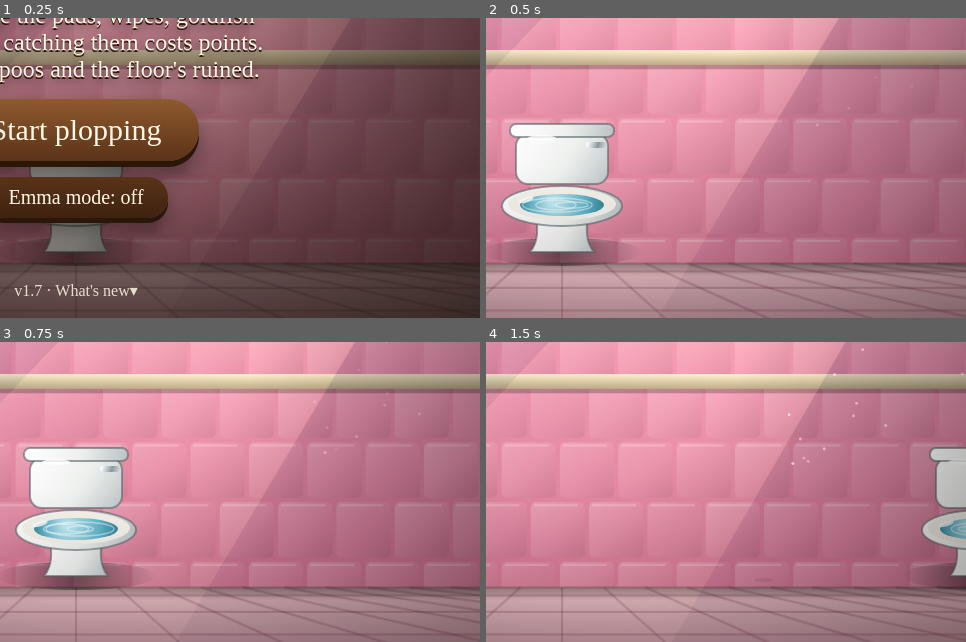
Above: before the commit, frames 1-4 (two rows, left to right).
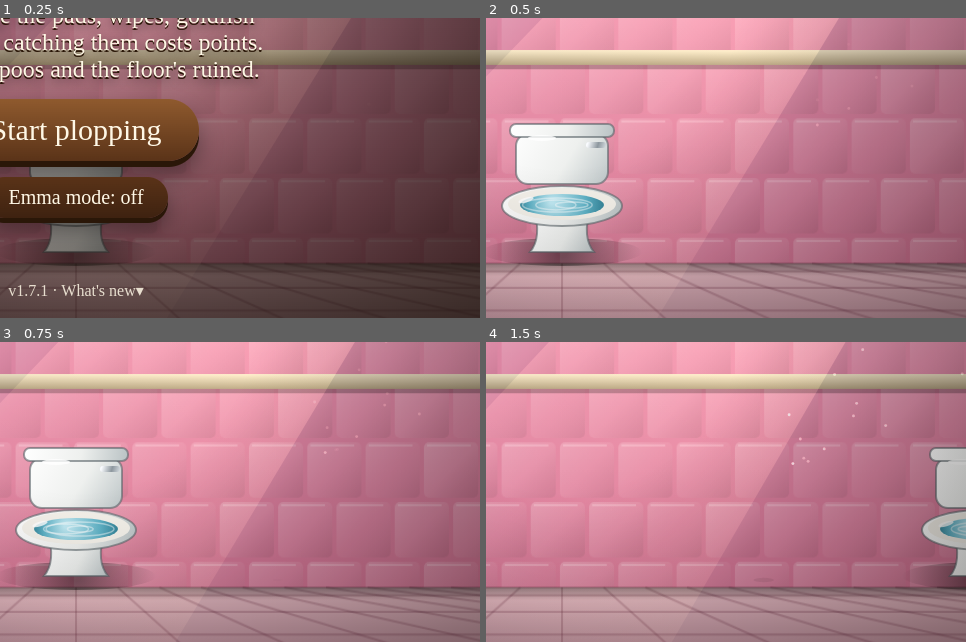
Above: after the commit, the same moments.

Repository: Frazuur/frazuur-arcade
Game: browser game, page games/plop-catcher/index.html
Same seed, same stepped clock (60 frames per second), same inputs: the game is played once before the commit and once after it.
Inputs:
- Up to frame 1 (0.25 s): no input
- Up to frame 2 (0.5 s): click "Start plopping" at 0.27 s
- Up to frame 3 (0.75 s): no input
- Up to frame 4 (1.5 s): hold Right from 1.03 s (still down); tap Space at 1.1 s
The pictures show only the part of the screen within x 42-92%, y 50-100%; the shares and areas given below are measured in that part.

The runs differ from the first frame. In frame 1, 0.5% of the frame differs, in the area x 1-30%, y 88-93%; in frame 2, nothing differs; in frame 3, nothing differs; in frame 4, nothing differs.

Commit message:
Plop Catcher v1.7.1: it's Cole, not Emma
Co-Authored-By: Claude Opus 5.5 <noreply@anthropic.com>

Diff:
--- a/games/plop-catcher/index.html
+++ b/games/plop-catcher/index.html
@@ -101,9 +101,10 @@
   <button id="emma" type="button" aria-pressed="false">Emma mode: off</button>
   <ol id="board" class="hidden"></ol>
   <details id="ver">
-    <summary>v1.7 · What's new</summary>
+    <summary>v1.7.1 · What's new</summary>
     <dl>
-      <dt>v1.7 · 8 Nov 2026</dt><dd>Emma mode: tap the button on the start screen and Emma falls instead of the babies. Don't catch her either.</dd>
+      <dt>v1.7.1 · 8 Nov 2026</dt><dd>That's Cole, not Emma. Emma mode now gets his name right.</dd>
+      <dt>v1.7 · 8 Nov 2026</dt><dd>Emma mode: tap the button on the start screen and Cole falls instead of the babies. Don't catch him either.</dd>
       <dt>v1.6 · 8 Nov 2026</dt><dd>Things you mustn't flush: pads, baby wipes, goldfish and babies fall too, and catching one costs points. Poos come in tiny, normal and chonker. It keeps getting harder the longer you last. Dark pink title.</dd>
       <dt>v1.5</dt><dd>The game tells you when a new version is out, with a button to load it. It never interrupts a run.</dd>
       <dt>v1.4</dt><dd>The bathroom is pink now. Added this changelog.</dd>
@@ -280,7 +281,7 @@
     x.strokeStyle='#8a2c06';x.lineWidth=1.4;x.beginPath();x.arc(-21,3,2,-.6,1.6);x.stroke();
     x.strokeStyle='rgba(220,245,255,.85)';x.lineWidth=1.2;[[-28,-10,3],[-33,-19,2]].forEach(([a,b,r])=>{x.beginPath();x.arc(a,b-(t*.3%6),r,0,7);x.stroke()})}
   else if(emma&&EMMA.complete&&EMMA.naturalWidth){
-    // Emma mode: her cut-out face, tilting as it falls
+    // Emma mode: Cole's cut-out face, tilting as it falls
     x.rotate(wob*.14);x.drawImage(EMMA,-23,-28,46,51)}
   else{
     // baby in a nappy, arms waving, dummy in
@@ -347,7 +348,7 @@
     if(!h.done&&h.y>CATCH_Y()&&h.y<FLOOR()+6&&Math.abs(h.x-toiletX)<HAZ_W()){h.done=1;const z=HAZ[h.kind],lost=Math.min(score,z.pts);score-=lost;combo=0;squash=1;
       shake=h.kind==='baby'?26:16;hitstop=5;flash=1;flashCol='230,40,60';
       burst(toiletX,FLOOR()-60,'235,70,90',30,10);rings.push({x:toiletX,y:FLOOR()-46,r:10,l:1});
-      addTxt(toiletX,FLOOR()-150,(h.kind==='baby'&&emma?'NOT EMMA!':z.say)+' −'+z.pts,'#ff5a6e',h.kind==='baby'?52:40);
+      addTxt(toiletX,FLOOR()-150,(h.kind==='baby'&&emma?'NOT COLE!':z.say)+' −'+z.pts,'#ff5a6e',h.kind==='baby'?52:40);
       if(A)sfx.bad();hud();popScore()}
     // dodged it: it slips away harmlessly
     if(!h.done&&h.y>FLOOR()-10){h.done=1;burst(h.x,FLOOR()-10,'255,240,250',14,5,1);
@@ -450,14 +451,14 @@
 $('go').onclick=()=>{reset();poos=[];catches=0;runStart=performance.now();running=true;$('update').classList.add('hidden');$('submit').classList.add('hidden');$('board').classList.add('hidden');note('');startMusic();$('overlay').classList.add('hidden');$('go').blur()};
 addEventListener('keydown',e=>{if(e.target.id==='emma')return;if(!running&&(e.key==='Enter'||e.key===' ')){e.preventDefault();$('go').click()}});
 if(matchMedia('(pointer:coarse)').matches)$('msg').textContent='Drag your finger anywhere to slide the toilet under the falling poos. Tiny ones are worth two, golden ones five. Dodge the pads, wipes, goldfish and babies: catching them costs points. Miss three poos and the floor\'s ruined.';
-/* ---------- Emma mode: Emma's face falls instead of the babies ---------- */
+/* ---------- Emma mode: Cole's face falls instead of the babies ---------- */
 function setEmma(on){emma=on;try{localStorage.plopEmma=on?'1':''}catch(e){}
   const b=$('emma');b.setAttribute('aria-pressed',on);b.textContent='Emma mode: '+(on?'on':'off');
-  const m=$('msg');m.textContent=on?m.textContent.replace('and babies','and Emmas'):m.textContent.replace('and Emmas','and babies')}
+  const m=$('msg');m.textContent=on?m.textContent.replace('and babies','and Coles'):m.textContent.replace('and Coles','and babies')}
 $('emma').onclick=()=>setEmma(!emma);
 setEmma(emma);
 /* ---------- update check: version.json sits next to the page; never interrupts a run ---------- */
-const VERSION='1.7';let newVer=null;
+const VERSION='1.7.1';let newVer=null;
 function showUpdate(){if(!newVer||running||!$('update').classList.contains('hidden'))return;$('upmsg').textContent='Version '+newVer+' is out';$('update').classList.remove('hidden')}
 function checkUpdate(){if(location.protocol==='file:')return;fetch('version.json?t='+Date.now(),{cache:'no-store'}).then(r=>r.json()).then(d=>{if(d.version&&d.version!==VERSION){newVer=d.version;showUpdate()}}).catch(()=>{})}
 $('upgo').onclick=()=>location.reload();
--- a/games/plop-catcher/version.json
+++ b/games/plop-catcher/version.json
@@ -1 +1 @@
-{"version":"1.7"}
+{"version":"1.7.1"}
